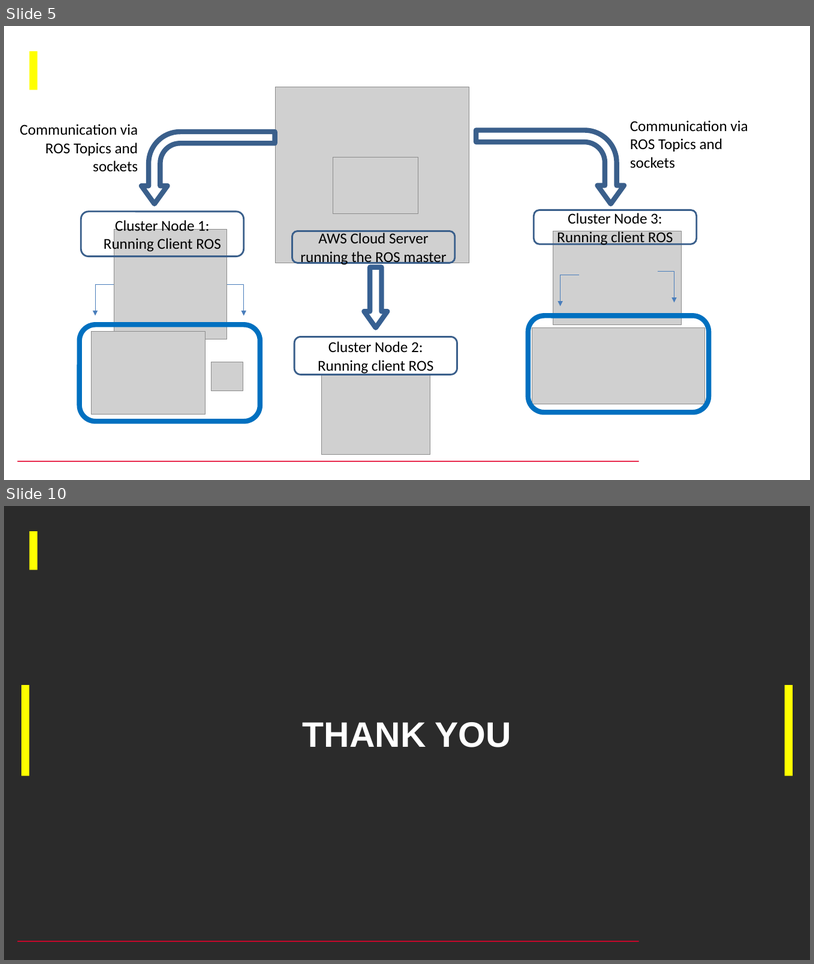
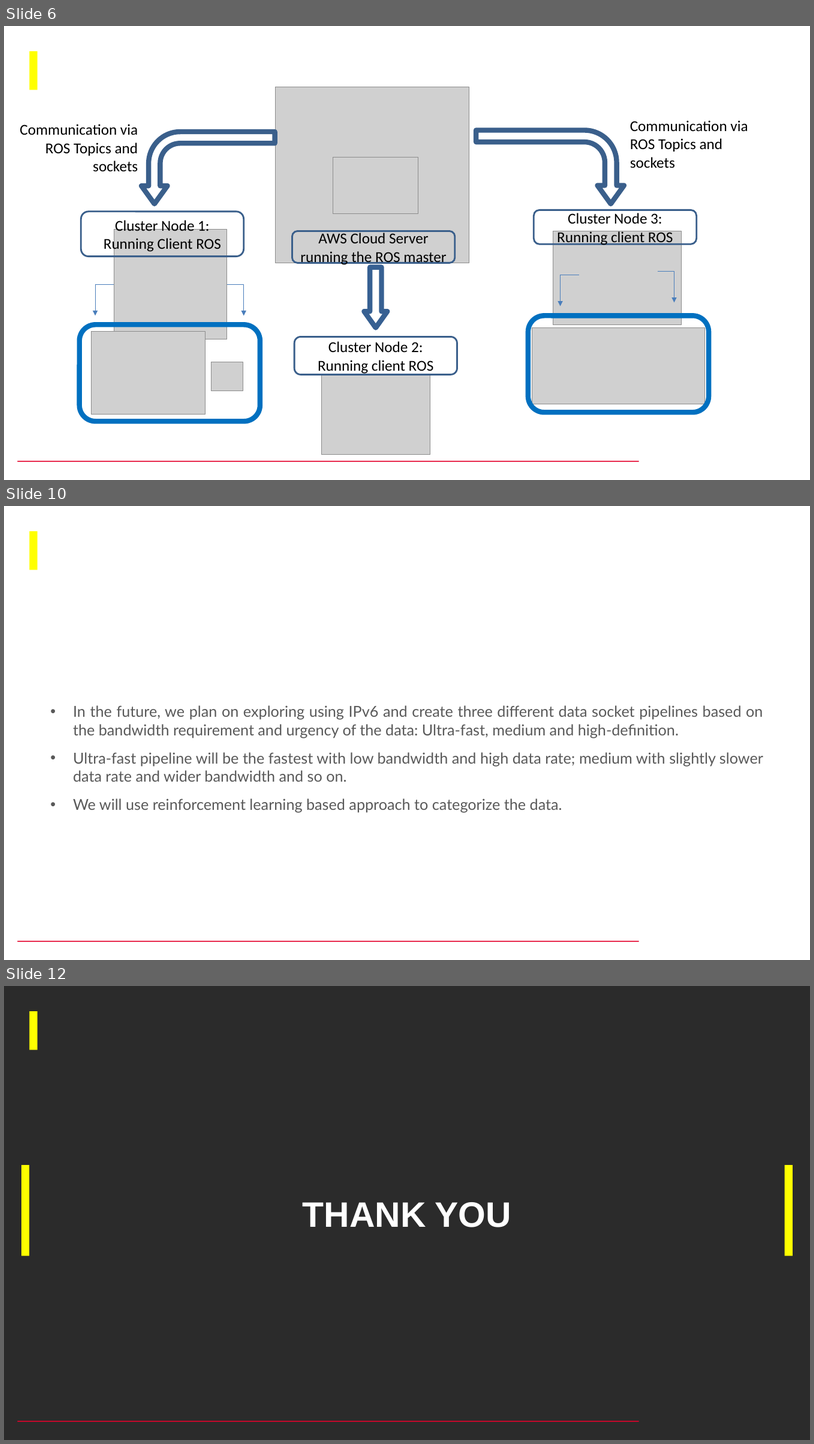
Before and after one commit to swarnabha13/CSCE643_Robotics_and_Spatial_Intelligence, a slide deck: 643 Final project.pptx. Shown one above the other, each under a label of ours: slides 5 and 10 before the commit, slides 6, 10 and 12 after it; the slides between them are not shown. The pictures are 814x964 and 814x1444 pixels, drawn with LibreOffice and Linux fonts; fonts in the diff are those of the drawing; grey boxes stand for pictures; background and template pictures are left out; a plain dark background stands for a picture behind light text. Boxes give left, top, right and bottom in pixels: in the first picture for what was removed or moved away, otherwise in the second. Text is boxed around its words. In the diff, an @@ line names an element or a change of style, - is before the commit and + after.

```diff
--- a/643 Final project.pptx
+++ b/643 Final project.pptx
@@ slide 10 added at bbox=[4, 506, 810, 960], background #FFFFFF; not listed: 2 template elements that a slide beside it also shows @@
@@ text added at bbox=[73, 705, 764, 813], 18 pt, text #595959 @@
+• In the future, we plan on exploring using IPv6 and create three different data socket pipelines based on the bandwidth requirement and urgency of the data: Ultra-fast, medium and high-definition.
+• Ultra-fast pipeline will be the fastest with low bandwidth and high data rate; medium with slightly slower data rate and wider bandwidth and so on.
+• We will use reinforcement learning based approach to categorize the data.
@@ title added at bbox=[117, 705, 161, 718], 36 pt, text #FFFFFF, bold @@
+Future Work
@@ what was slide 5 is now slide 6 @@
@@ what was slide 10 is now slide 12 @@
```
Also in this commit, not shown: 4 slides changed, 3 other slides added, 2 slides removed.
